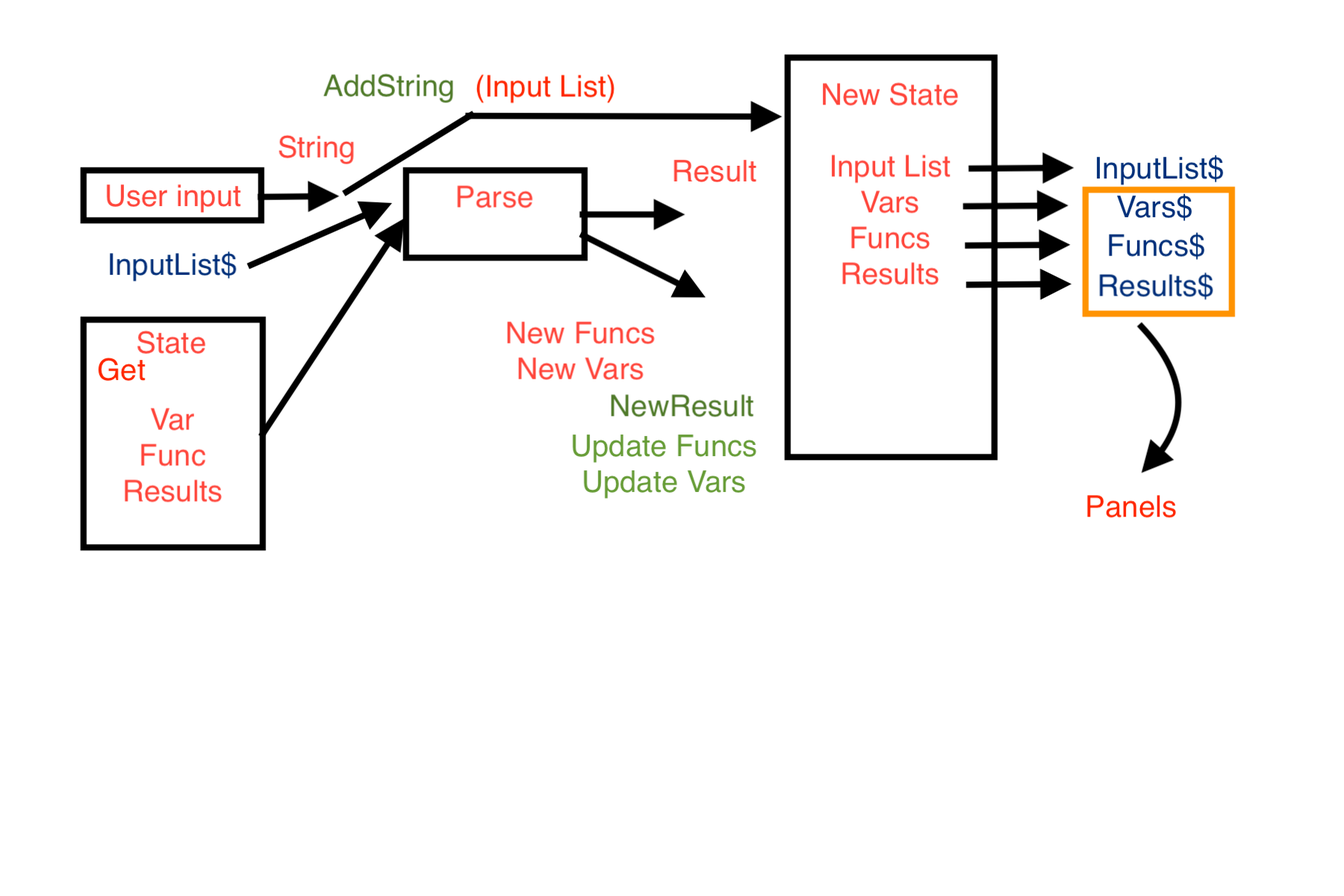
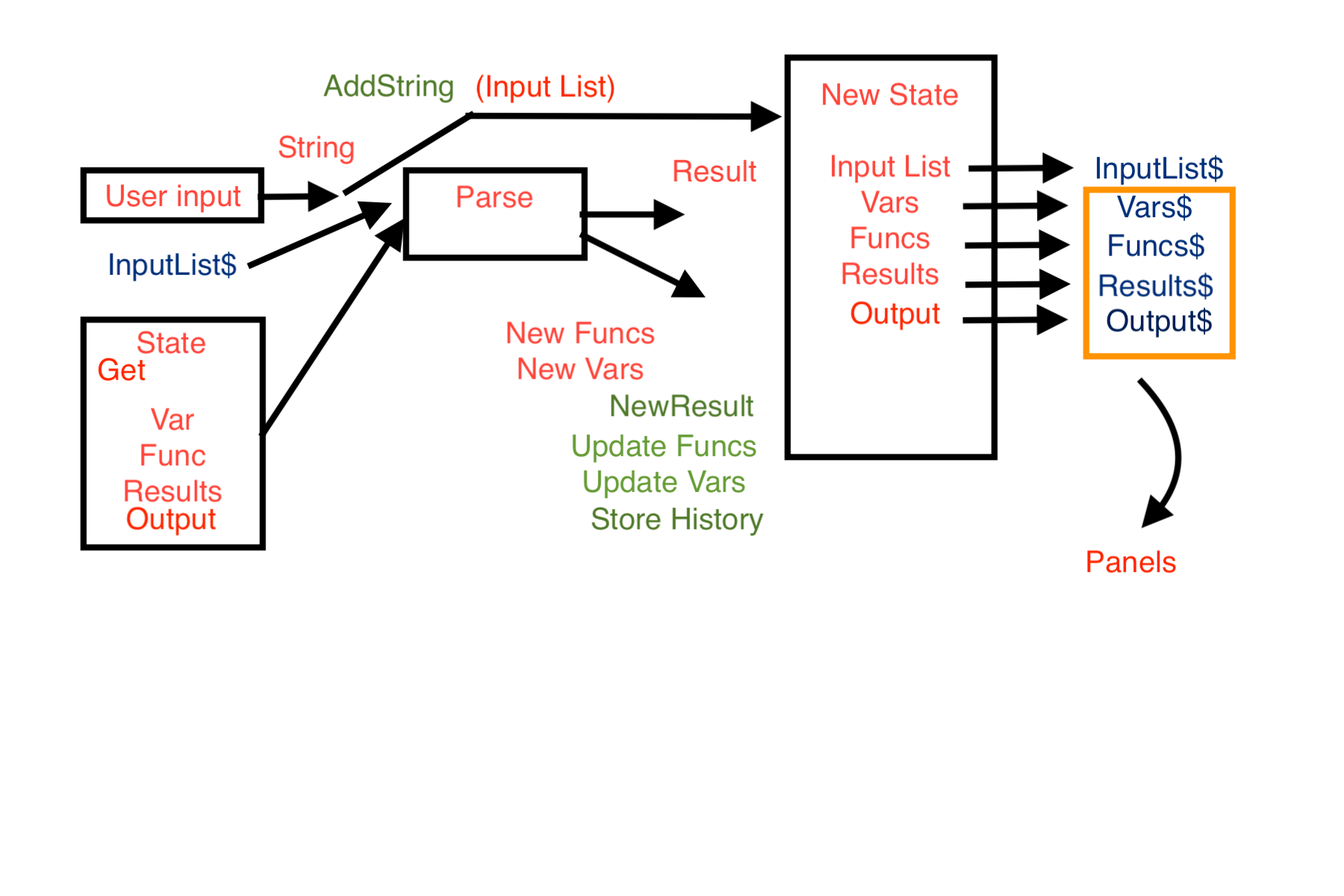
Revision of a layered w=1344, h=896 image; what changed, layer by layer:
painted on "Layer 1" over [126, 185, 1237, 574]
